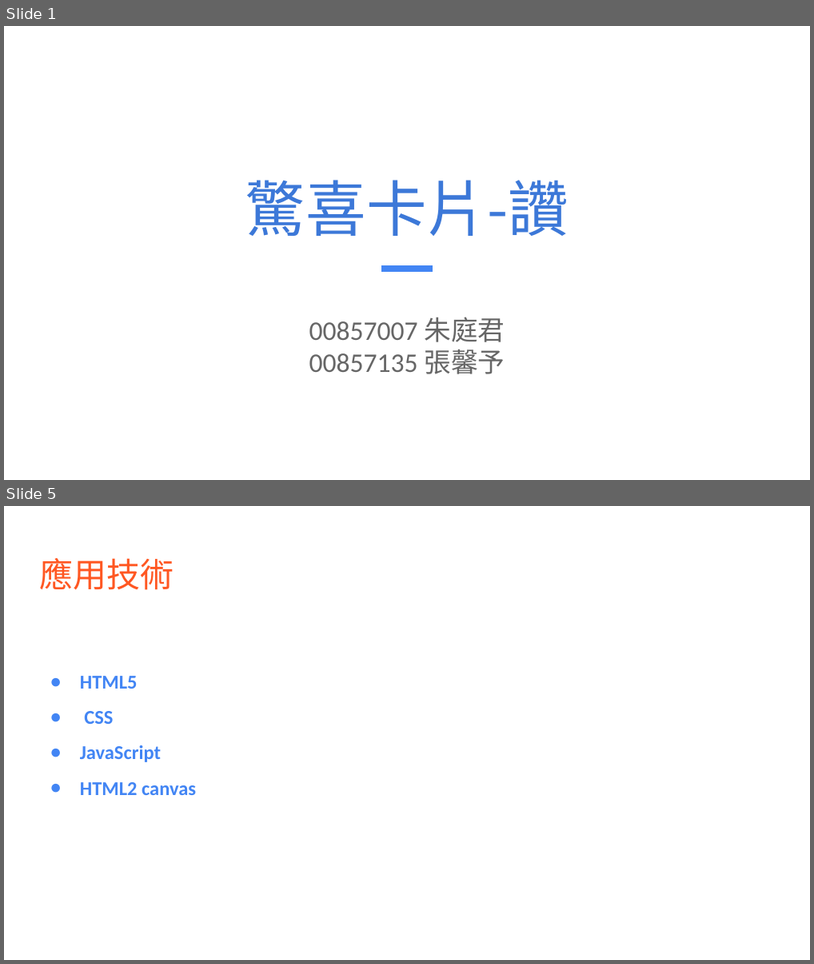
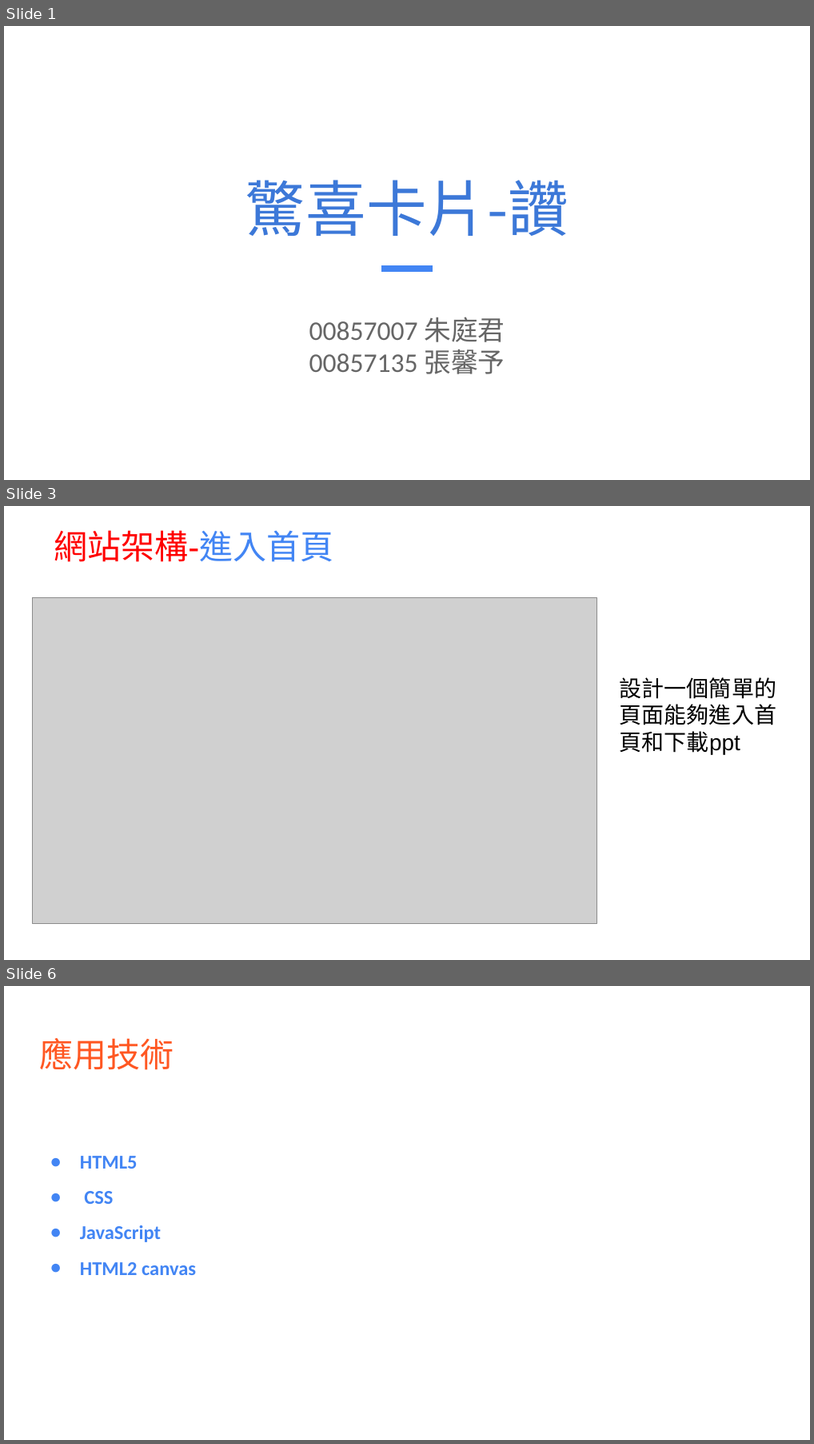
Before and after one commit to hsin-yu-chang/bbb, a slide deck: 驚喜卡片-讚 00857007+00857135.pptx. Shown one above the other, each under a label of ours: slides 1 and 5 before the commit, slides 1, 3 and 6 after it; the slides between them are not shown. The pictures are 814x964 and 814x1444 pixels, drawn with LibreOffice and Linux fonts; fonts in the diff are those of the drawing; grey boxes stand for pictures; background and template pictures are left out. Boxes give left, top, right and bottom in pixels: in the first picture for what was removed or moved away, otherwise in the second. Text is boxed around its words. In the diff, an @@ line names an element or a change of style, - is before the commit and + after.

```diff
--- a/驚喜卡片-讚 00857007+00857135.pptx
+++ b/驚喜卡片-讚 00857007+00857135.pptx
@@ slide 3 added at <box>4,506,810,960</box>, background picture (left out) @@
@@ title added at <box>54,530,334,562</box>, 30 pt, text #FF0000 @@
+網站架構-進入首頁
@@ picture added at <box>33,598,598,923</box> @@
@@ text added at <box>620,677,777,755</box>, 20 pt, text #000000 @@
+設計一個簡單的頁面能夠進入首頁和下載ppt
@@ what was slide 5 is now slide 6 @@
```
Also in this commit, not shown: 5 slides changed.
